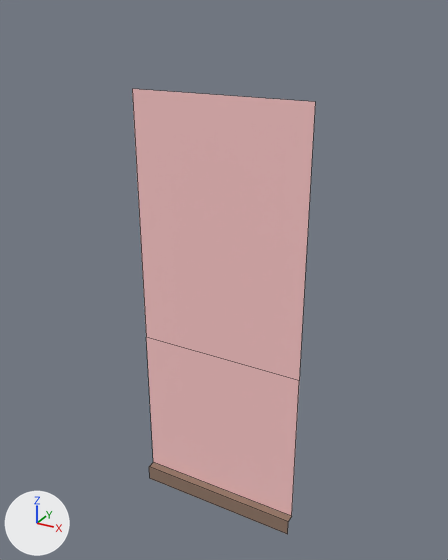
One commit to the FBX model Content/Game_Art/FBX/Archi/SM_Mur_1x1.fbx: the scene before it, then after it.
Camera for both pictures: a camera (50 mm lens) standing at (1.01, -1.73, 2.88) and looking at (-0.49, 0.99, 1.52). The lights are fixed; the arrows at lower left show +X, +Y and +Z. Mesh edges are drawn as thin lines. Where no turn or scale is listed for an object, it has been applied to the vertices.

Names of what the first picture shows: 'SM_Mur_1x1'.
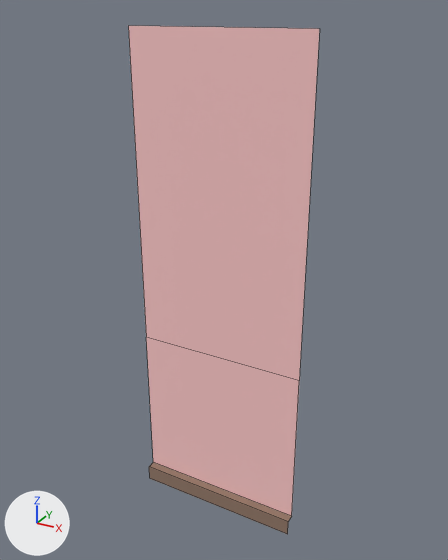
Edits to the bpy script that builds the scene:
```text
Change me_mesh:
    where me_mesh.from_pydata(...)  # 12 vertices, 4 faces; spans x -1.0..0.0, y 0.9..0.95, z 0.0..2.5
    used by ob_sm_mur_1x1; location = (0.0, 0.0, 0.0)
    me_mesh part 1
    me_mesh.vertices[0].co: (0.0, 0.95, 2.5) -> (0.0, 0.95, 2.8)  # pixel (315, 101) -> pixel (319, 28)
    me_mesh.vertices[5].co: (-1.0, 0.95, 2.5) -> (-1.0, 0.95, 2.8)  # pixel (132, 88) -> pixel (128, 25)
```

Pixel boxes (x1, y1, x2, y2) of what changed, in the pictures (448 x 560 px; the box of a moved part takes in the faces that stretch with it):
'SM_Mur_1x1', reshaped (14% taller): before (132, 89, 315, 534); after (128, 26, 320, 534)
part 1 of me_mesh, moved or reshaped: before (132, 89, 315, 274); after (128, 26, 320, 274)
